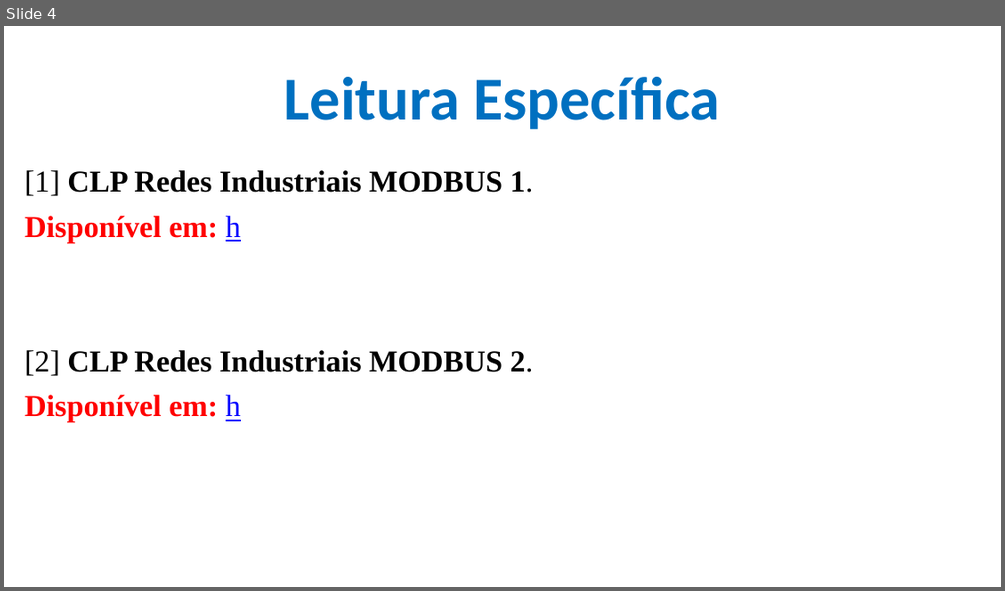
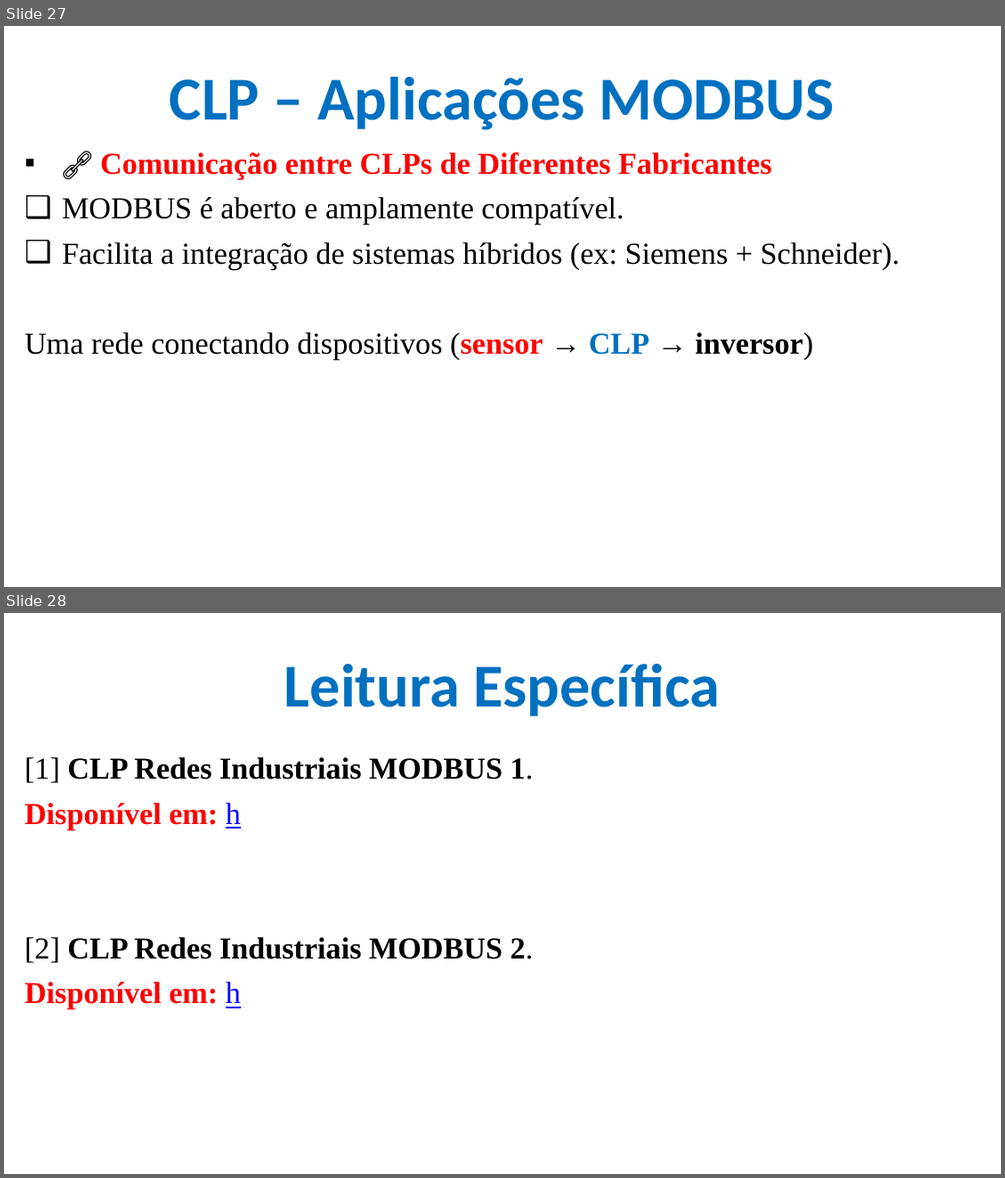
Before and after one commit to CloudEducationBrazil/WydenUniRuyControladoresLogicosProgCLP, a slide deck: 01 Classes/Aula6 - CLP - Redes Industriais MODBUS.pptx. Shown one above the other, each under a label of ours: slide 4 before the commit, slides 27 and 28 after it. The pictures are 1005x591 and 1005x1178 pixels, drawn with LibreOffice and Linux fonts; fonts in the diff are those of the drawing; background and template pictures are left out. Boxes give left, top, right and bottom in pixels: in the first picture for what was removed or moved away, otherwise in the second. Text is boxed around its words. In the diff, an @@ line names an element or a change of style, - is before the commit and + after.

```diff
--- a/01 Classes/Aula6 - CLP - Redes Industriais MODBUS.pptx
+++ b/01 Classes/Aula6 - CLP - Redes Industriais MODBUS.pptx
@@ slide 27 added at box(4, 26, 1001, 587), background picture (left out) @@
@@ title added at box(170, 77, 833, 130), 44 pt, text #0070C0, bold @@
+CLP – Aplicações MODBUS
@@ text added at box(24, 152, 899, 360), 22 pt, text #000000 @@
+▪ 🔗 Comunicação entre CLPs de Diferentes Fabricantes
+❑ MODBUS é aberto e amplamente compatível.
+❑ Facilita a integração de sistemas híbridos (ex: Siemens + Schneider).
+Uma rede conectando dispositivos (sensor → CLP → inversor)
@@ what was slide 4 is now slide 28 @@
```
Also in this commit, not shown: 2 slides changed, 23 other slides added.
